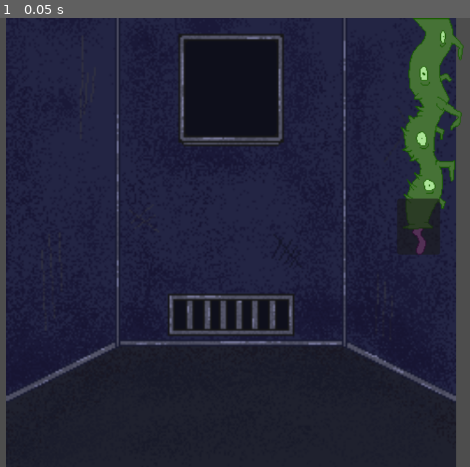
Above: before the commit, frame 1.
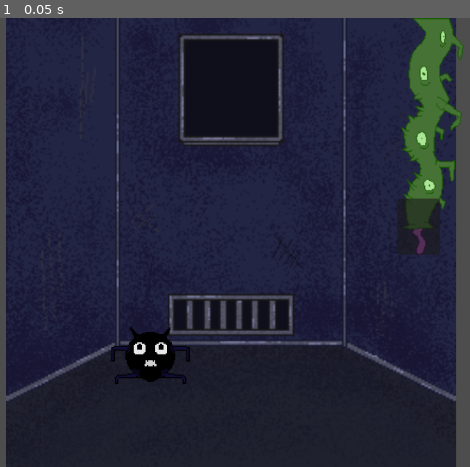
Above: after the commit, the same moment.

Repository: zbaker94/Brackeys-Jam-2026.1
Game: Godot game, scene res://Scenes/root.tscn
Same seed, same stepped clock (60 frames per second), same inputs: the game is played once before the commit and once after it.
Inputs:
- Up to frame 1 (0.05 s): no input

The runs differ from the first frame. In frame 1, 1.0% of the frame differs, in the area x 23-41%, y 68-82%.

Commit message:
first version of drag and drop

Diff:
--- a/Scenes/feeding_tube.gd
+++ b/Scenes/feeding_tube.gd
@@ -10,10 +10,3 @@
 # Called every frame. 'delta' is the elapsed time since the previous frame.
 func _process(delta: float) -> void:
 	pass
-
-
-#func _on_button_mouse_entered():
-	#if Global.hunger < 90:
-		#print("I can eat")
-	#else:
-		#print("not hungry boss")
--- a/Scenes/food.tscn
+++ b/Scenes/food.tscn
@@ -3,18 +3,27 @@
 [ext_resource type="Texture2D" uid="uid://b8onjn2ohwfly" path="res://Images/Sprite-0003.png" id="1_fhto3"]
 [ext_resource type="Script" uid="uid://4i1qe8qlewmi" path="res://Scripts/food.gd" id="2_h4kkx"]
 
-[node name="Node2D" type="Node2D" unique_id=367640528]
+[node name="Node2D" type="Node2D" unique_id=478719370]
+position = Vector2(-2, 7)
 
-[node name="food" type="Sprite2D" parent="." unique_id=1690879480]
-position = Vector2(325, 74)
+[node name="Sprite2D" type="Sprite2D" parent="." unique_id=1584258851]
+position = Vector2(64.00001, 58.000008)
+scale = Vector2(0.5711111, 0.5711111)
 texture = ExtResource("1_fhto3")
 script = ExtResource("2_h4kkx")
 
-[node name="Button" type="Button" parent="." unique_id=554538158]
-offset_left = 12.0
-offset_top = 16.0
-offset_right = 224.0
-offset_bottom = 148.0
-text = "Food"
+[node name="Button" type="Button" parent="Sprite2D" unique_id=1063565634]
+modulate = Color(1, 1, 1, 0)
+anchors_preset = -1
+anchor_left = 0.17300001
+anchor_top = 0.21200001
+anchor_right = 0.17300001
+anchor_bottom = 0.21200001
+offset_left = -112.46585
+offset_top = -112.486
+offset_right = 61.290253
+offset_bottom = 43.514
+scale = Vector2(0.79333925, 0.82074064)
 
-[connection signal="pressed" from="Button" to="food" method="_on_button_pressed"]
+[connection signal="button_down" from="Sprite2D/Button" to="Sprite2D" method="_on_button_button_down"]
+[connection signal="button_up" from="Sprite2D/Button" to="Sprite2D" method="_on_button_button_up"]
--- a/Scenes/root.tscn
+++ b/Scenes/root.tscn
@@ -9,6 +9,7 @@
 [ext_resource type="Script" uid="uid://f78uw8am3ot6" path="res://Scenes/feeding_tube.gd" id="4_4g5cr"]
 [ext_resource type="Script" uid="uid://dq0wm6sy6qljq" path="res://Scripts/global.gd" id="5_4g5cr"]
 [ext_resource type="PackedScene" uid="uid://biowc5t4oe8fs" path="res://Scenes/mouse_collider.tscn" id="9_qtxxq"]
+[ext_resource type="PackedScene" uid="uid://byi3xy01e5uqs" path="res://Scenes/food.tscn" id="10_8fnbn"]
 
 [sub_resource type="Resource" id="Resource_r3lo5"]
 script = ExtResource("3_dun2r")
@@ -65,4 +66,7 @@
 position = Vector2(16.217957, 20.61735)
 polygon = PackedVector2Array(-9.539703, 9.063808, -5.8295593, 6.837721, -8.055634, 0.15946007, -8.055634, -9.4869175, -8.055634, -20.617353, 27.561752, -19.875322, 22.367554, -5.0347424, 21.625519, 9.063808, 21.625519, 12.773953, -10.281723, 12.031925)
 
+[node name="Node2D" parent="." unique_id=478719370 instance=ExtResource("10_8fnbn")]
+position = Vector2(-180, 106)
+
 [connection signal="mouse_entered" from="FeedingTube/Button" to="FeedingTube" method="_on_button_mouse_entered"]
--- a/Scripts/food.gd
+++ b/Scripts/food.gd
@@ -1,19 +1,14 @@
-#item interaction using a buttton stop & start
 extends Sprite2D
-var speed = 400
-var angular_speed = PI
-const SPEED:int = 50
-var has_mouse:bool = false
+var dragging = false
+var of = Vector2(0,0)
 
-func _on_area_2d_mouse_entered():
-	has_mouse = true
-func _on_area_2d_exited():
-	has_mouse = false
+func _process(delta):
+	if dragging:
+		position = get_global_mouse_position() - of
 
+func _on_button_button_down():
+	dragging = true
+	of = get_global_mouse_position() - global_position
 
-func _ready() -> void:
-	pass
-
-#func _process(delta):
-#	if Input.is_action_just_pressed("left_clicked"):
-#		global_position = global_position.lerp(get_global_mouse_position, SPEED * delta)
+func _on_button_button_up():
+	dragging = false
